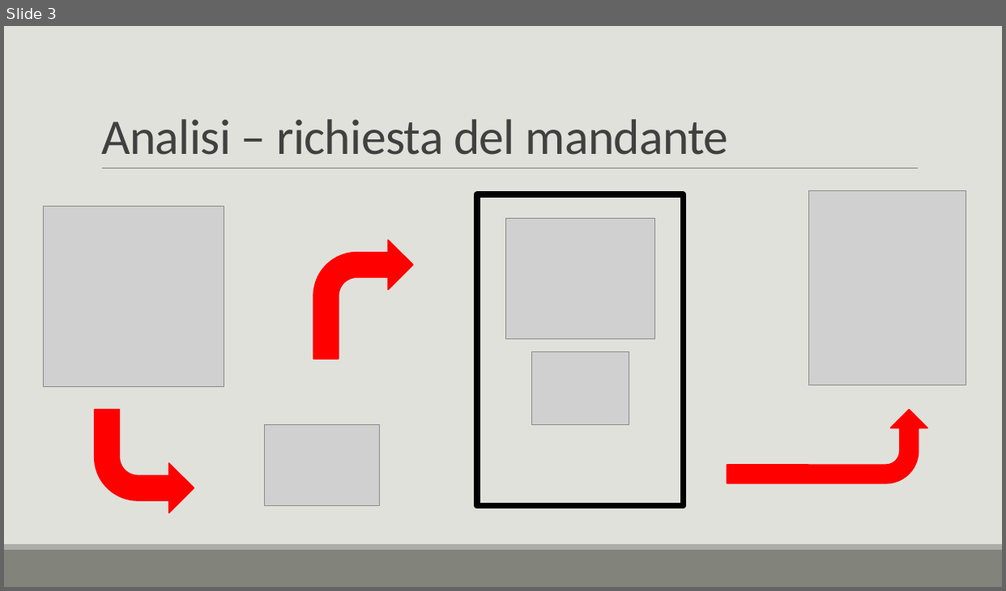
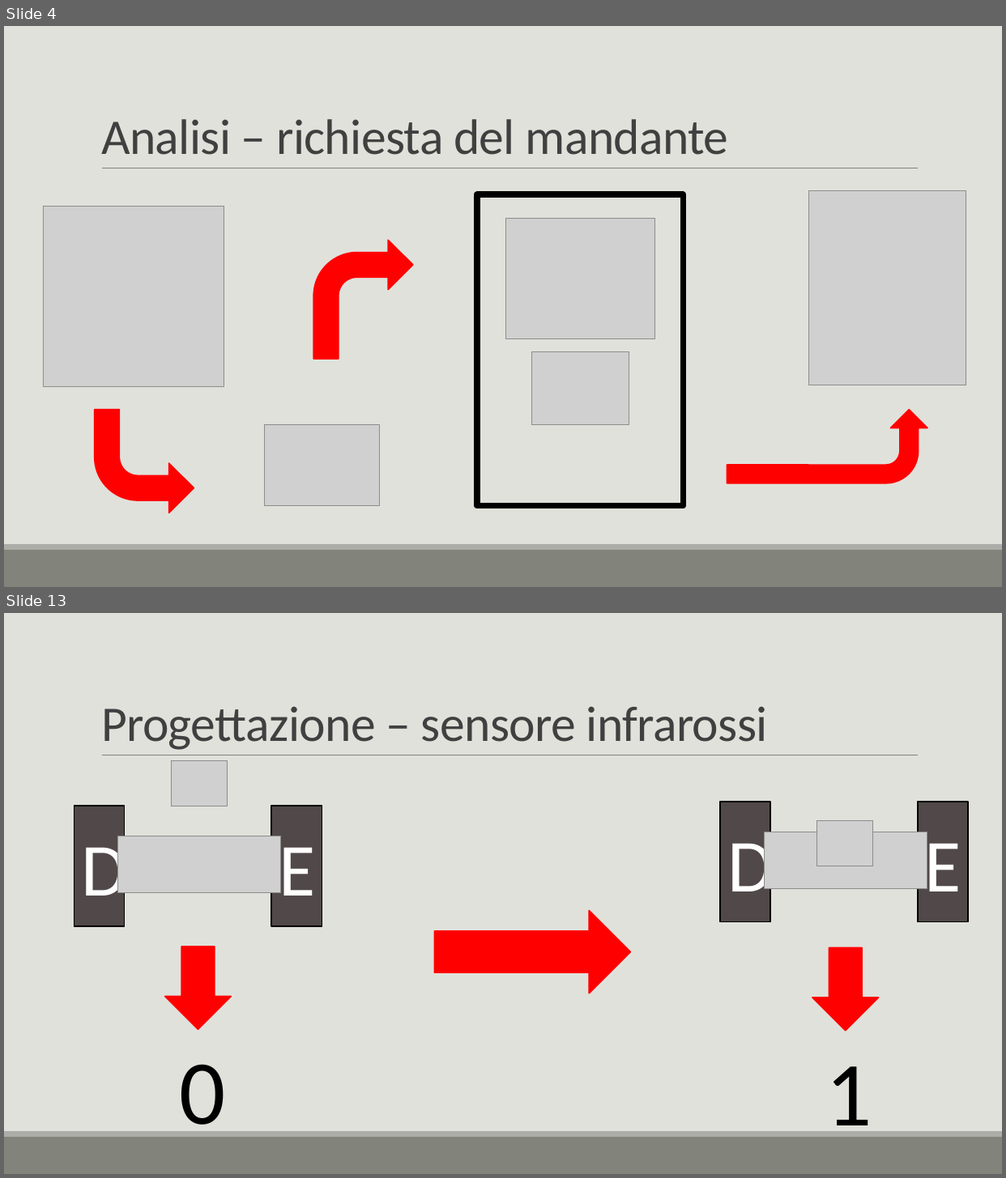
Before and after one commit to DavideSAMT/Progetto_CodiceMorse, a slide deck: Documentazione/Presentazione/CodiceMorse.pptx. Shown one above the other, each under a label of ours: slide 3 before the commit, slides 4 and 13 after it; the slides between them are not shown. The pictures are 1006x591 and 1006x1178 pixels, drawn with LibreOffice and Linux fonts; fonts in the diff are those of the drawing; grey boxes stand for pictures. Boxes give left, top, right and bottom in pixels: in the first picture for what was removed or moved away, otherwise in the second. Text is boxed around its words. In the diff, an @@ line names an element or a change of style, - is before the commit and + after.

```diff
--- a/Documentazione/Presentazione/CodiceMorse.pptx
+++ b/Documentazione/Presentazione/CodiceMorse.pptx
@@ slide 13 added at [4, 613, 1002, 1174], background #E1E1DB; not listed: 3 template elements that a slide beside it also shows @@
@@ title added at [101, 706, 768, 750], 48 pt, text #404040 @@
+Progettazione – sensore infrarossi
@@ group added at [720, 802, 967, 922]: 2 rectangles, 2 pictures @@
+D
+E
@@ group added at [74, 760, 322, 926]: 2 rectangles, 2 pictures @@
+D
+E
@@ right arrow added at [434, 911, 631, 994], fill #FF0000, outline #FF0000 1.25 pt @@
@@ right arrow added at [165, 947, 232, 1029], fill #FF0000, outline #FF0000 1.25 pt @@
@@ right arrow added at [813, 948, 879, 1031], fill #FF0000, outline #FF0000 1.25 pt @@
@@ text added at [179, 1064, 225, 1146], 88 pt, text #000000 @@
+0
@@ text added at [826, 1067, 872, 1148], 88 pt, text #000000 @@
+1
@@ what was slide 3 is now slide 4 @@
```
Also in this commit, not shown: 11 slides changed, 20 other slides added, 6 slides removed.
